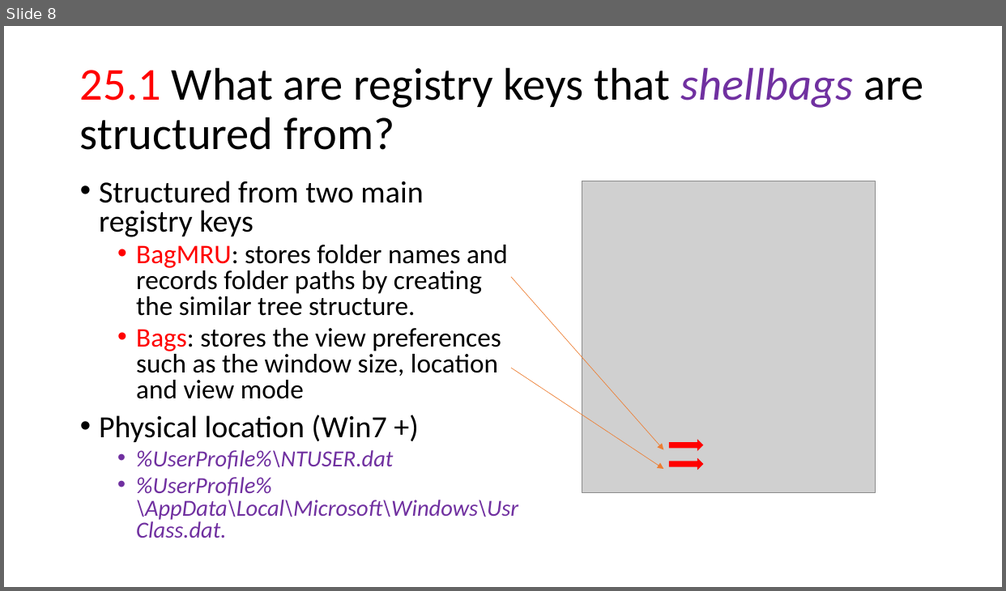
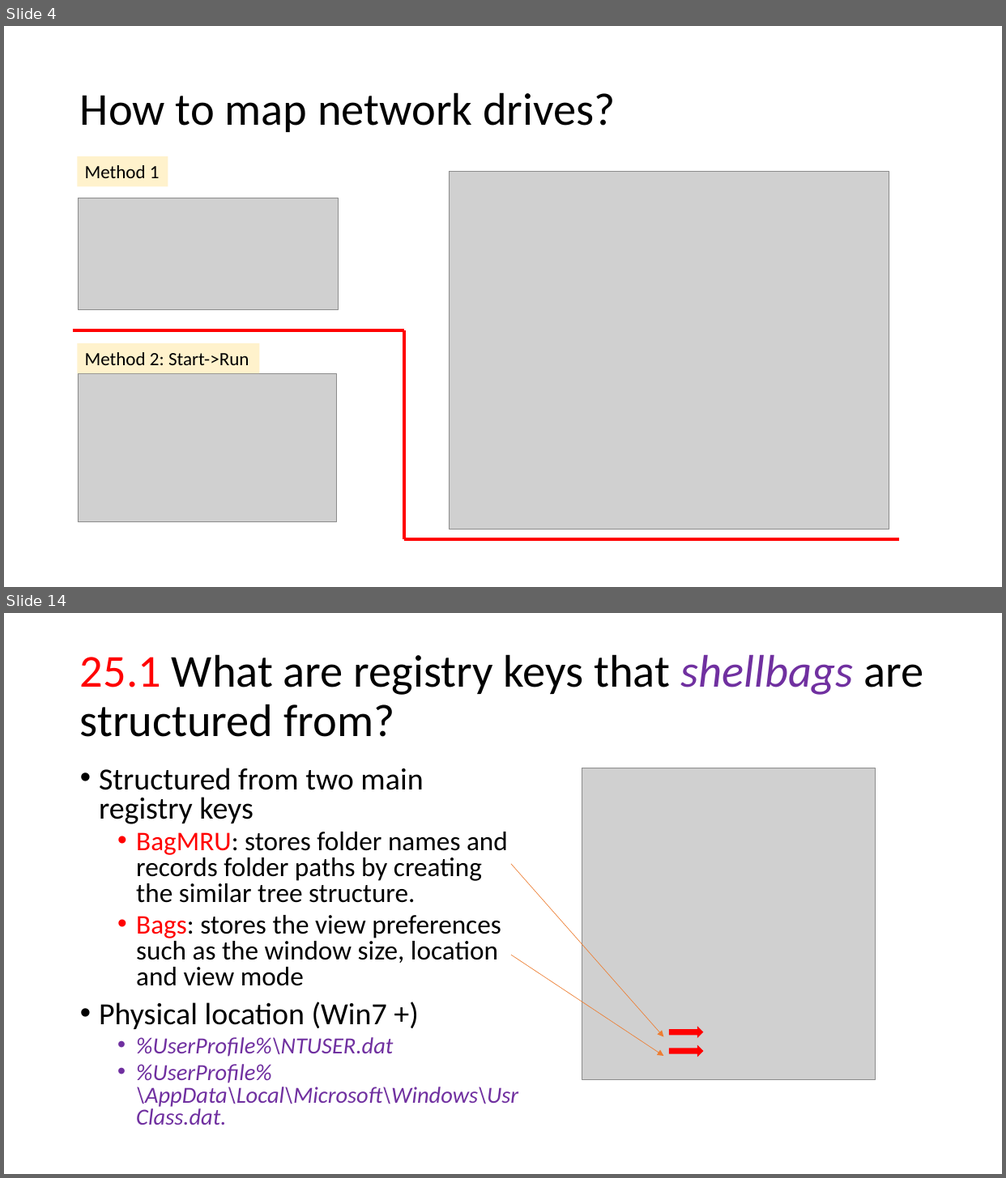
Before and after one commit to frankwxu/digital-forensics-lab, a slide deck: NIST_Data_Leakage_Case/NIST_Data_Leakage_06_Network_Shellbag_Jumplist.pptx. Shown one above the other, each under a label of ours: slide 8 before the commit, slides 4 and 14 after it; the slides between them are not shown. The pictures are 1006x591 and 1006x1178 pixels, drawn with LibreOffice and Linux fonts; fonts in the diff are those of the drawing; grey boxes stand for pictures; background and template pictures are left out. Boxes give left, top, right and bottom in pixels: in the first picture for what was removed or moved away, otherwise in the second. Text is boxed around its words. In the diff, an @@ line names an element or a change of style, - is before the commit and + after.

```diff
--- a/NIST_Data_Leakage_Case/NIST_Data_Leakage_06_Network_Shellbag_Jumplist.pptx
+++ b/NIST_Data_Leakage_Case/NIST_Data_Leakage_06_Network_Shellbag_Jumplist.pptx
@@ slide 4 added at [4, 26, 1002, 587], background #FFFFFF @@
@@ title added at [80, 92, 615, 132], 44 pt, text #000000 @@
+How to map network drives?
@@ rectangle added at [78, 156, 168, 186], fill #FFF2CC, 18 pt, text #000000 @@
+Method 1
@@ picture added at [450, 172, 889, 530] @@
@@ picture added at [78, 199, 339, 310] @@
@@ line added from (73, 331) to (404, 331), #FF0000 3 pt @@
@@ line added from (404, 331) to (404, 540), #FF0000 3 pt @@
@@ rectangle added at [78, 344, 259, 373], fill #FFF2CC, 18 pt, text #000000 @@
+Method 2: Start->Run
@@ picture added at [78, 374, 337, 523] @@
@@ line added from (404, 540) to (899, 540), #FF0000 3 pt @@
@@ what was slide 8 is now slide 14 @@
```
Also in this commit, not shown: 10 slides changed, 8 other slides added, 1 slide removed, 1 other file.
